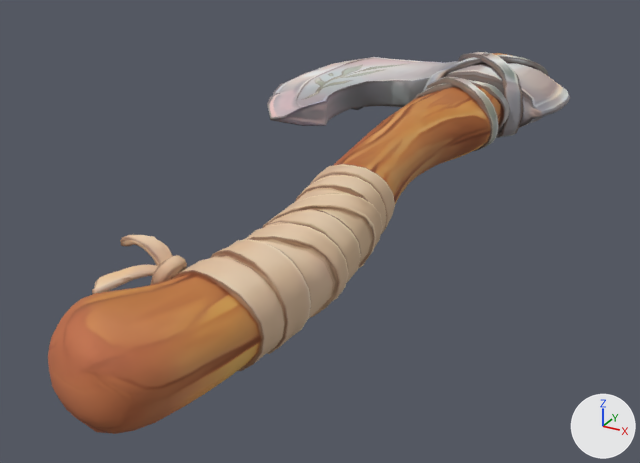
The FBX model Assets/Resources/Kemono/Handheld/Tool_Axe_Stone.fbx: old version first, new version second.
Camera for both pictures: a 50 mm camera at (0.237, -0.297, 0.164) aimed at (0.015, 0.105, -0.037). Lighting does not change. The marker at lower right points along +X, +Y and +Z. The picture after the commit comes second. Vertices at exactly the same position are counted once.

The first picture shows 'Tool_Axe_Stone'.
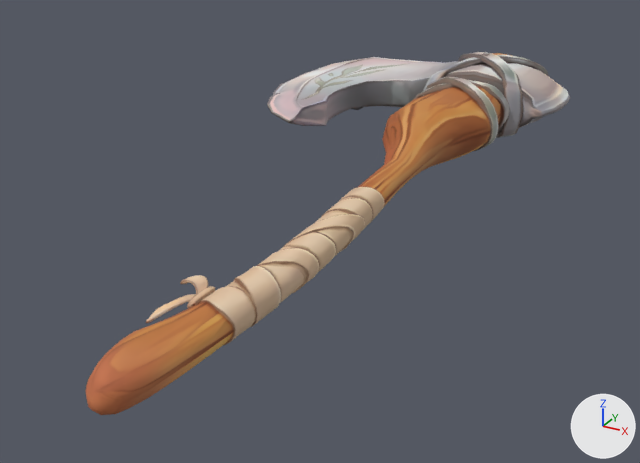
The newer file is also turned or shifted as a whole; pictures and numbers use the older file's frame.

Changed parts and their boxes (x1, y1, x2, y2) in the pictures (640 x 463 px; the box of a moved part takes in the faces that stretch with it):
'Tool_Axe_Stone', reshaped (7% narrower)
    before: (48, 52, 570, 434)
    after: (85, 52, 570, 415)
part 1 of me_tool_axe_stone, moved or reshaped
    before: (120, 235, 180, 276)
    after: (180, 275, 208, 297)
part 2 of me_tool_axe_stone, moved or reshaped
    before: (150, 255, 187, 285)
    after: (187, 286, 215, 308)
part 3 of me_tool_axe_stone, moved or reshaped
    before: (92, 264, 158, 294)
    after: (146, 294, 196, 323)
part 4 of me_tool_axe_stone, moved or reshaped
    before: (48, 102, 449, 434)
    after: (85, 102, 449, 415)
part 5 of me_tool_axe_stone, moved or reshaped
    both: (267, 101, 325, 126)

The change, as a list of edits to the scene's bpy script:
```text
Change me_tool_axe_stone:
    where me_tool_axe_stone.from_pydata(...)  # 2632 vertices, 4944 faces; spans x -0.099..0.099, y -0.125..0.355, z -0.029..0.029
    used by ob_tool_axe_stone; location = (0.0, 0.0, 0.0)
    before: 1285 (-0.052, 0.179, 0.001) at pixel (283, 116), 1286 (-0.045, 0.191, 0.005) at pixel (302, 107), 1291 (-0.051, 0.179, 0.0) at pixel (284, 118), 1292 (-0.046, 0.191, 0.004) at pixel (300, 108), 1294 (-0.045, 0.191, -0.007) at pixel (302, 125)
    before: 1296 (-0.046, 0.191, -0.006) at pixel (300, 124), 1298 (-0.052, 0.179, -0.003) at pixel (283, 122), 1301 (-0.053, 0.179, -0.001) at pixel (282, 119), 1306 (-0.051, 0.179, -0.002) at pixel (284, 121)
    me_tool_axe_stone part 1: the loose piece of 88 vertices spanning x 0.012..0.043, y -0.06..-0.045, z 0.007..0.021 is scaled about its middle by (0.428, 1, 0.428), then moved by (0.02, 0.0, -0.008)
    me_tool_axe_stone part 2: the loose piece of 104 vertices spanning x 0.031..0.043, y -0.063..-0.046, z 0.003..0.018 is scaled about its middle by (0.428, 1, 0.428), then moved by (0.015, 0.0, -0.006)
    me_tool_axe_stone part 3: the loose piece of 116 vertices spanning x 0.013..0.039, y -0.079..-0.054, z 0.006..0.013 is scaled about its middle by (0.428, 1, 0.428), then moved by (0.021, 0.0, -0.006)
    me_tool_axe_stone part 4: 1073 of 2632 vertices moved; they spanned x 0.015..0.088, y -0.125..0.172, z -0.022..0.02 and now span x 0.022..0.073, y -0.125..0.172, z -0.016..0.015; mean shift (0.004, 0.0, 0.0); largest move (0.02, -0.093, -0.001) -> (0.044, -0.093, -0.001)
    me_tool_axe_stone part 5
    add for i in [1285, 1291, 1298, 1301, 1306]: me_tool_axe_stone.vertices[i].co += Vector((0.008, 0.0, 0.0))
    add for i in [1286, 1292, 1294, 1296]: me_tool_axe_stone.vertices[i].co += Vector((0.001, 0.0, 0.0))
    me_tool_axe_stone.vertices[1287].co: (-0.069, 0.187, 0.001) -> (-0.066, 0.187, 0.001)  # pixel (268, 110) -> pixel (271, 111)
    me_tool_axe_stone.vertices[1293].co: (-0.059, 0.173, 0.001) -> (-0.045, 0.173, 0.001)  # pixel (270, 117) -> pixel (289, 120)
    me_tool_axe_stone.vertices[1305].co: (-0.059, 0.173, -0.001) -> (-0.045, 0.173, -0.001)  # pixel (270, 120) -> pixel (289, 123)
    me_tool_axe_stone.vertices[1307].co: (-0.068, 0.187, -0.001) -> (-0.066, 0.187, -0.001)  # pixel (268, 113) -> pixel (272, 113)
```
